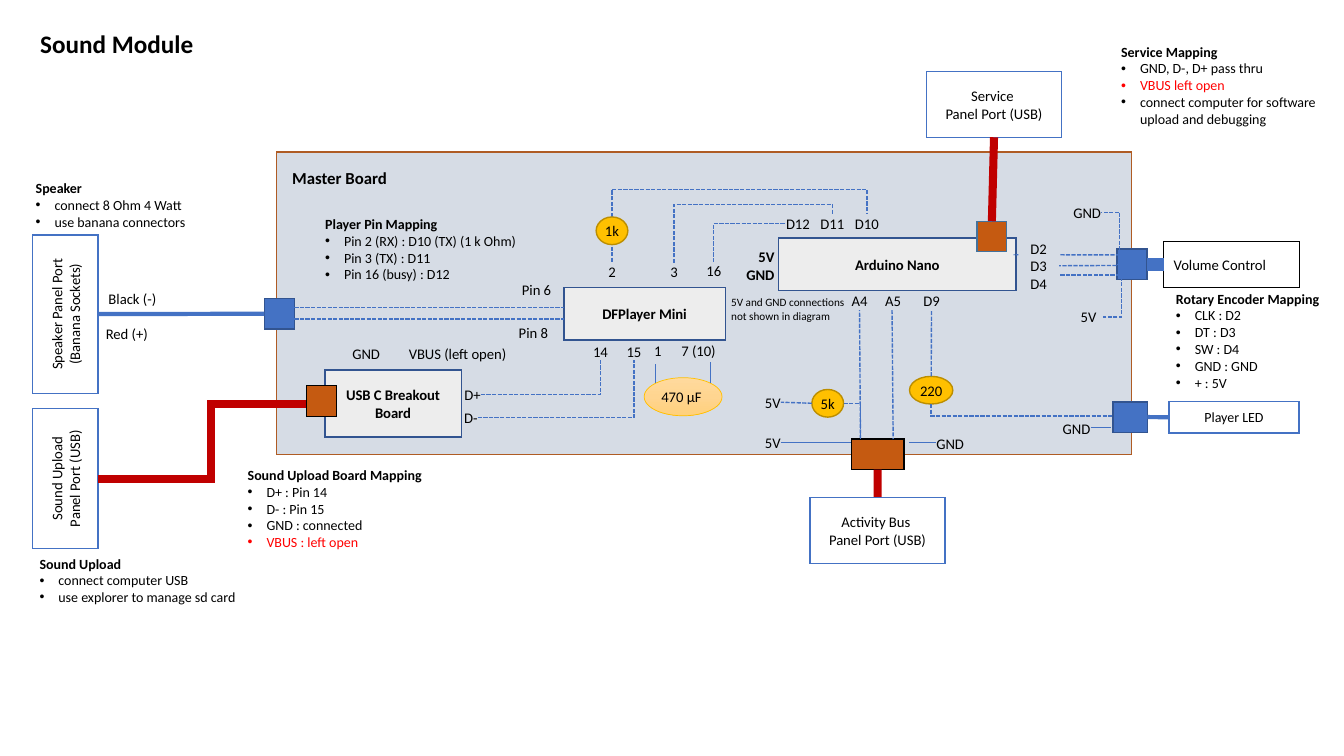
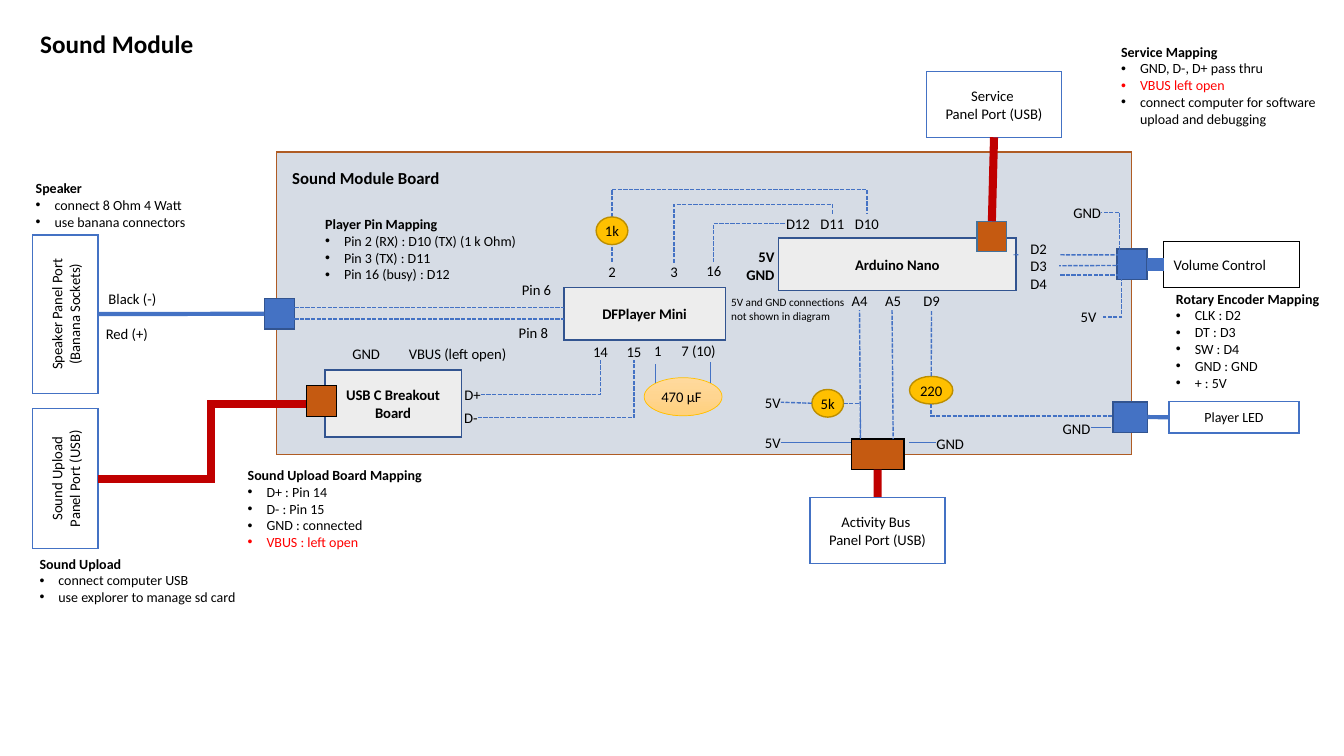
Before and after one commit to jeskes/activityboard, a slide deck: slide 10 of Activityboard.pptx. Drawn at 1344x756 pixels with LibreOffice and Linux fonts; fonts in the diff are those of the drawing. Boxes give left, top, right and bottom in pixels: in the first picture for what was removed or moved away, otherwise in the second. Text is boxed around its words. In the diff, an @@ line names an element or a change of style, - is before the commit and + after.

```diff
--- a/Activityboard.pptx
+++ b/Activityboard.pptx
@@ text at bbox=[292, 172, 439, 184]: text changed @@
-Master Board
+Sound Module Board
```
Also in this commit, not shown: 2 other slides changed, 2 slides added, 2 slides removed.
